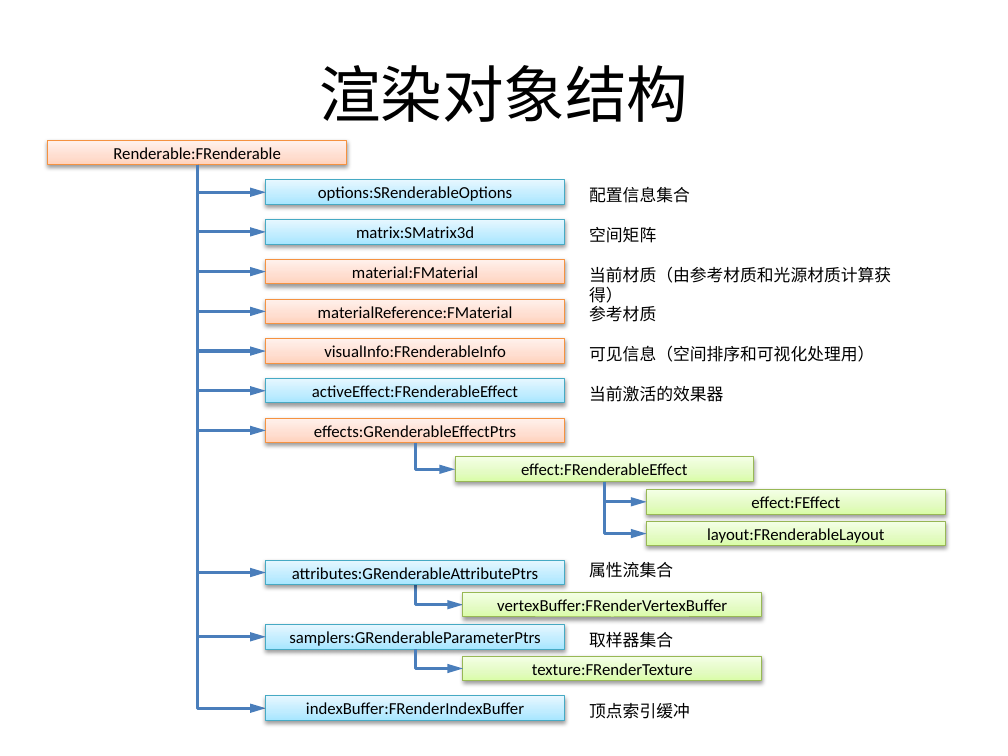
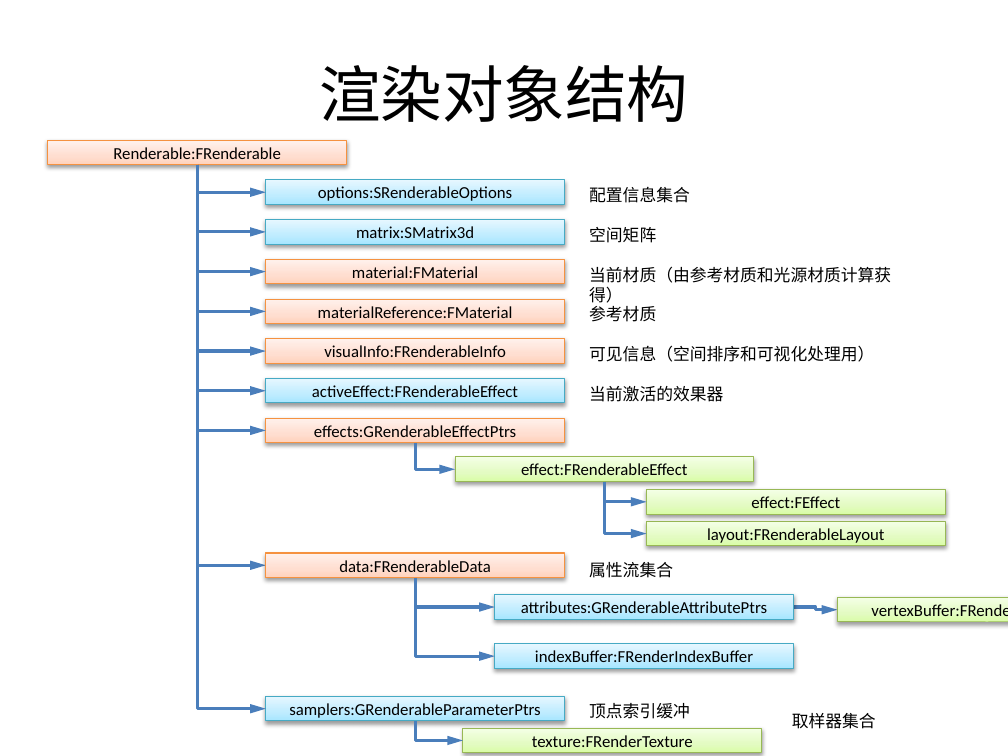
Before and after one commit to favedit/MoCrossOld, a slide deck: slide 8 of Document/渲染系统.pptx. Drawn at 1008x756 pixels with LibreOffice and Linux fonts; fonts in the diff are those of the drawing. Boxes give left, top, right and bottom in pixels: in the first picture for what was removed or moved away, otherwise in the second. Text is boxed around its words. In the diff, an @@ line names an element or a change of style, - is before the commit and + after.

```diff
--- a/Document/渲染系统.pptx
+++ b/Document/渲染系统.pptx
@@ elbow arrow moved from (198, 165) - (266, 573) to (198, 165) - (266, 565) @@
@@ elbow arrow removed from (198, 165) to (266, 637) @@
@@ rectangle added at (x1=266, y1=553, x2=564, y2=578), fill gradient #FFD2BD to #FFDED0 to #FFF2ED, outline #F69240 0.75 pt, 12 pt, text #000000 @@
+data:FRenderableData
@@ elbow arrow added from (415, 578) to (495, 607), #4B7EBC 2.25 pt @@
@@ elbow arrow added from (415, 578) to (495, 656), #4B7EBC 2.25 pt @@
@@ rectangle "attributes:GRenderableAttributePtrs" moved from (x1=266, y1=560, x2=564, y2=585) to (x1=495, y1=595, x2=793, y2=619) @@
@@ rectangle "vertexBuffer:FRenderVertexBuffer" resized from (x1=463, y1=593, x2=761, y2=617) to (x1=838, y1=598, x2=1008, y2=622) @@
@@ elbow arrow moved from (415, 585) - (463, 605) to (793, 607) - (838, 610) @@
@@ rectangle "indexBuffer:FRenderIndexBuffer" moved from (x1=266, y1=696, x2=564, y2=720) to (x1=495, y1=644, x2=793, y2=668) @@
@@ text "取样器集合" moved from (x1=589, y1=632, x2=673, y2=648) to (x1=792, y1=713, x2=876, y2=729) @@
@@ 2 rectangles, 1 elbow arrow moved together from (x1=266, y1=625, x2=761, y2=680) to (x1=266, y1=697, x2=761, y2=752) @@
```
Also in this commit, not shown: 16 other files.
